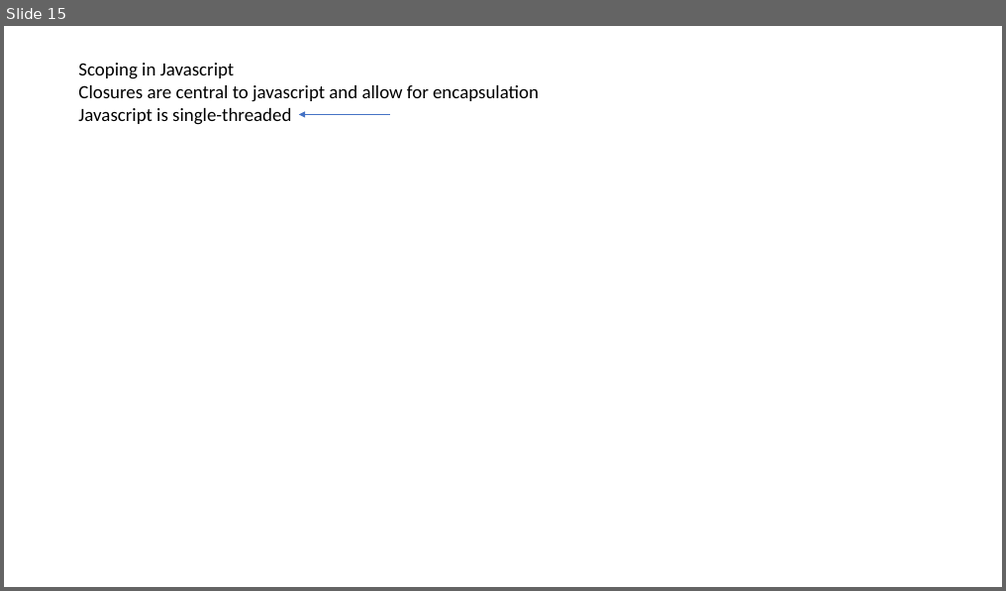
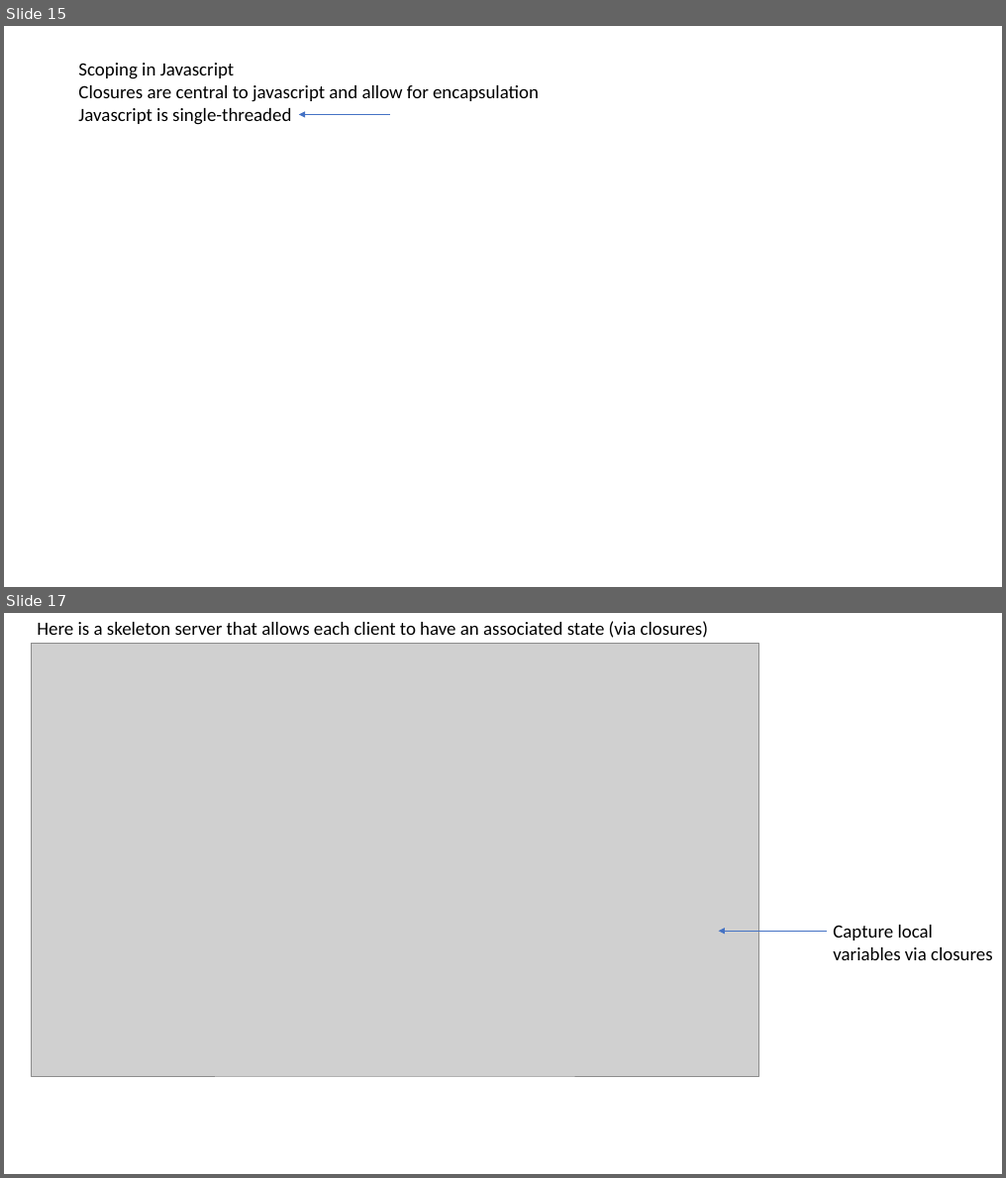
Before and after one commit to afodor/afodor.github.io, a slide deck: classes/prog2017/Prog3-Lecture25.pptx. Shown one above the other, each under a label of ours: slide 15 before the commit, slides 15 and 17 after it; the slides between them are not shown. The pictures are 1006x591 and 1006x1178 pixels, drawn with LibreOffice and Linux fonts; fonts in the diff are those of the drawing; grey boxes stand for pictures. Boxes give left, top, right and bottom in pixels: in the first picture for what was removed or moved away, otherwise in the second. Text is boxed around its words. In the diff, an @@ line names an element or a change of style, - is before the commit and + after.

```diff
--- a/classes/prog2017/Prog3-Lecture25.pptx
+++ b/classes/prog2017/Prog3-Lecture25.pptx
@@ slide 17 added at (x1=4, y1=613, x2=1002, y2=1174), background #FFFFFF @@
@@ text added at (x1=37, y1=621, x2=708, y2=638), 18 pt, text #000000 @@
+Here is a skeleton server that allows each client to have an associated state (via closures)
@@ picture added at (x1=31, y1=643, x2=759, y2=1076) @@
@@ arrow added from (827, 931) to (719, 931), #4472C4 0.5 pt @@
@@ text added at (x1=833, y1=925, x2=993, y2=960), 18 pt, text #000000 @@
+Capture local
+variables via closures
```
Also in this commit, not shown: 1 slide changed, 5 other slides added.
